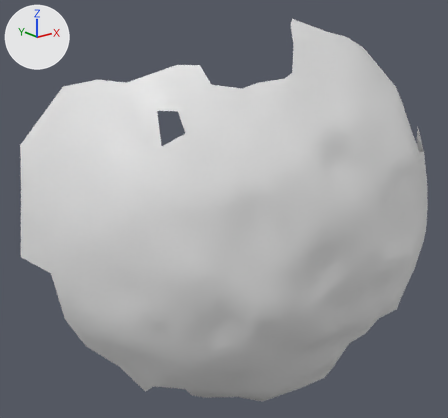
Before and after pictures for a commit that changed the OBJ model res/final/onecam_fullvolume/06/cleanedup/FullVolium.000344.obj.
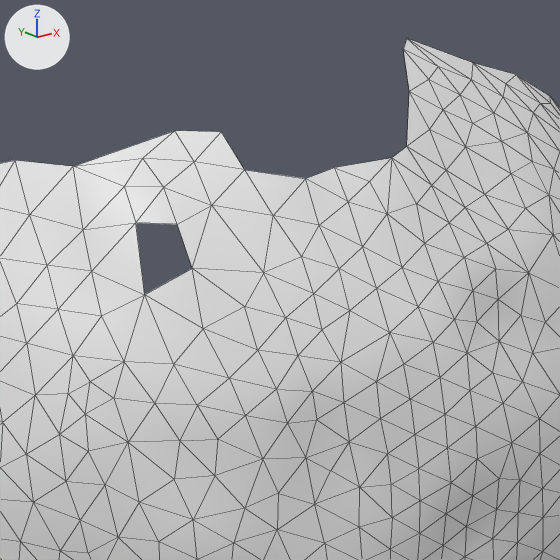
There are two pictures of each version: one whole from a camera (50 mm lens) standing at (478.7, 438.1, 392.0) and looking at (606.0, 597.1, 328.4), one close up on the part from 20% to 82% of the width and 0% to 67% of the height. Lighting does not change. The marker at upper left points along +X, +Y and +Z. The close-ups show mesh edges as thin lines. Where no turn or scale is listed for an object, it has been applied to the vertices.

The first close-up shows 'FullVolium.000344'.
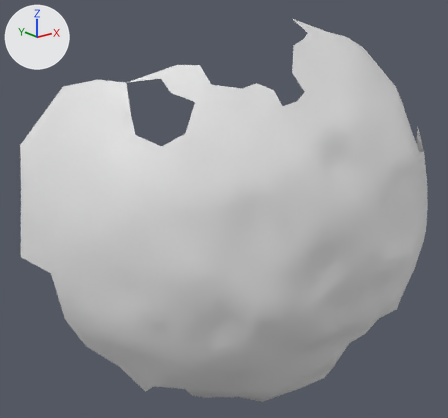
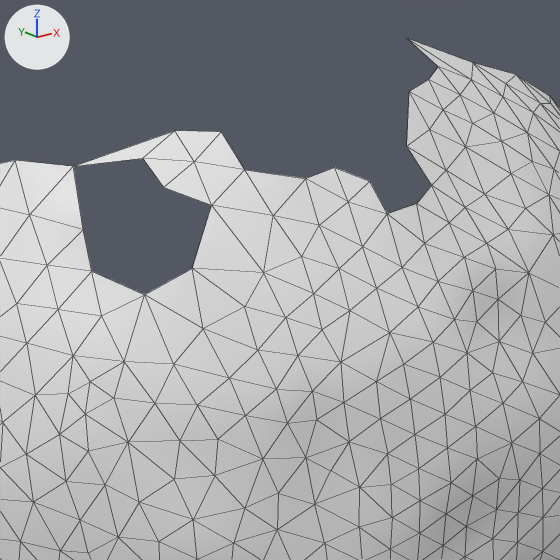
Edits to the scene script, one JSON object a line:
```json
{"block": "me_fullvolium_000344", "where": "me_fullvolium_000344.from_pydata(...)  # 541 vertices, 1023 faces; spans x 545.9..683.8, y 545.5..633.4, z 263.3..390.7"}
{"block": "me_fullvolium_000344", "where": "# used by ob_fullvolium_000344; location = (0.0, 0.0, 0.0)"}
{"block": "me_fullvolium_000344", "where": "# verts and faces of me_fullvolium_000344; kept vertices keep their numbers, new ones are numbered from 541"}
{"block": "me_fullvolium_000344", "where": "# before: 41 (609.4, 564.4, 370.9) at pixel (431, 185), 42 (605.3, 563.2, 368.7) at pixel (416, 203), 122 (609.6, 569.9, 375.9) at pixel (406, 146), 124 (604.5, 567.7, 374.7) at pixel (391, 157), 224 (601.3, 564.9, 367.4) at pixel (387, 213)"}
{"block": "me_fullvolium_000344", "where": "# before: 266 (614.8, 575.0, 383.3) at pixel (409, 91), 368 (619.9, 576.1, 384.8) at pixel (428, 79), 513 (623.8, 577.9, 386.6) at pixel (438, 66), 514 (624.4, 585.6, 390.7) at pixel (406, 38), 515 (619.4, 581.2, 389.2) at pixel (403, 49)"}
{"block": "me_fullvolium_000344", "where": "# before: 527 (598.0, 572.4, 373.4) at pixel (334, 167), 529 (600.3, 567.7, 371.8) at pixel (369, 181)"}
{"block": "me_fullvolium_000344", "where": "# before: 319 (567.2, 588.4, 359.8) at pixel (91, 271), 320 (570.4, 580.1, 357.4) at pixel (144, 294), 325 (568.0, 591.7, 365.1) at pixel (83, 229), 327 (575.6, 576.0, 361.1) at pixel (192, 268), 328 (575.7, 579.5, 366.7) at pixel (177, 224)"}
{"block": "me_fullvolium_000344", "where": "# before: 329 (577.1, 584.7, 371.0) at pixel (163, 187), 330 (581.0, 578.8, 368.8) at pixel (211, 205), 358 (572.9, 588.2, 371.2) at pixel (124, 186), 360 (570.1, 597.2, 373.4) at pixel (73, 166), 505 (577.3, 590.1, 374.6) at pixel (142, 158)"}
{"block": "me_fullvolium_000344", "where": "# before: 506 (571.9, 584.1, 366.7) at pixel (135, 222)"}
{"block": "me_fullvolium_000344", "change": "me_fullvolium_000344 part 1"}
{"op": "add", "block": "me_fullvolium_000344", "code": "delete_vertices([124, 515])  # with the faces that use them"}
{"block": "me_fullvolium_000344", "change": "me_fullvolium_000344 part 2"}
{"op": "add", "block": "me_fullvolium_000344", "code": "delete_vertices([328, 358, 506])  # with the faces that use them"}
```

What differs and where, as boxes [x1, y1, x2, y2] in the close-ups (560 x 560 px):
```json
{"part": 1, "of": "me_fullvolium_000344", "change": "deleted", "before": [335, 39, 438, 214]}
{"part": 2, "of": "me_fullvolium_000344", "change": "deleted", "before": [73, 158, 212, 294]}
```
